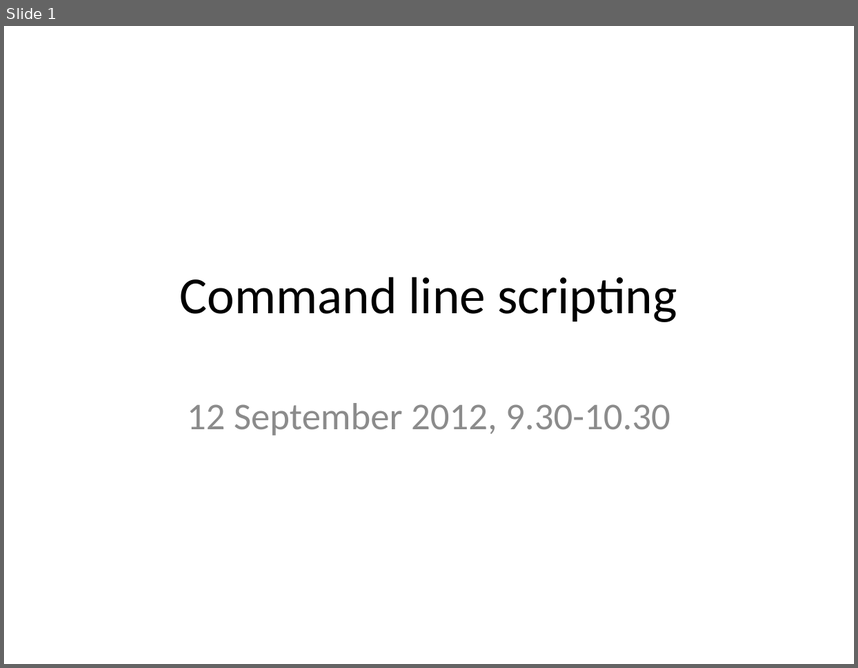
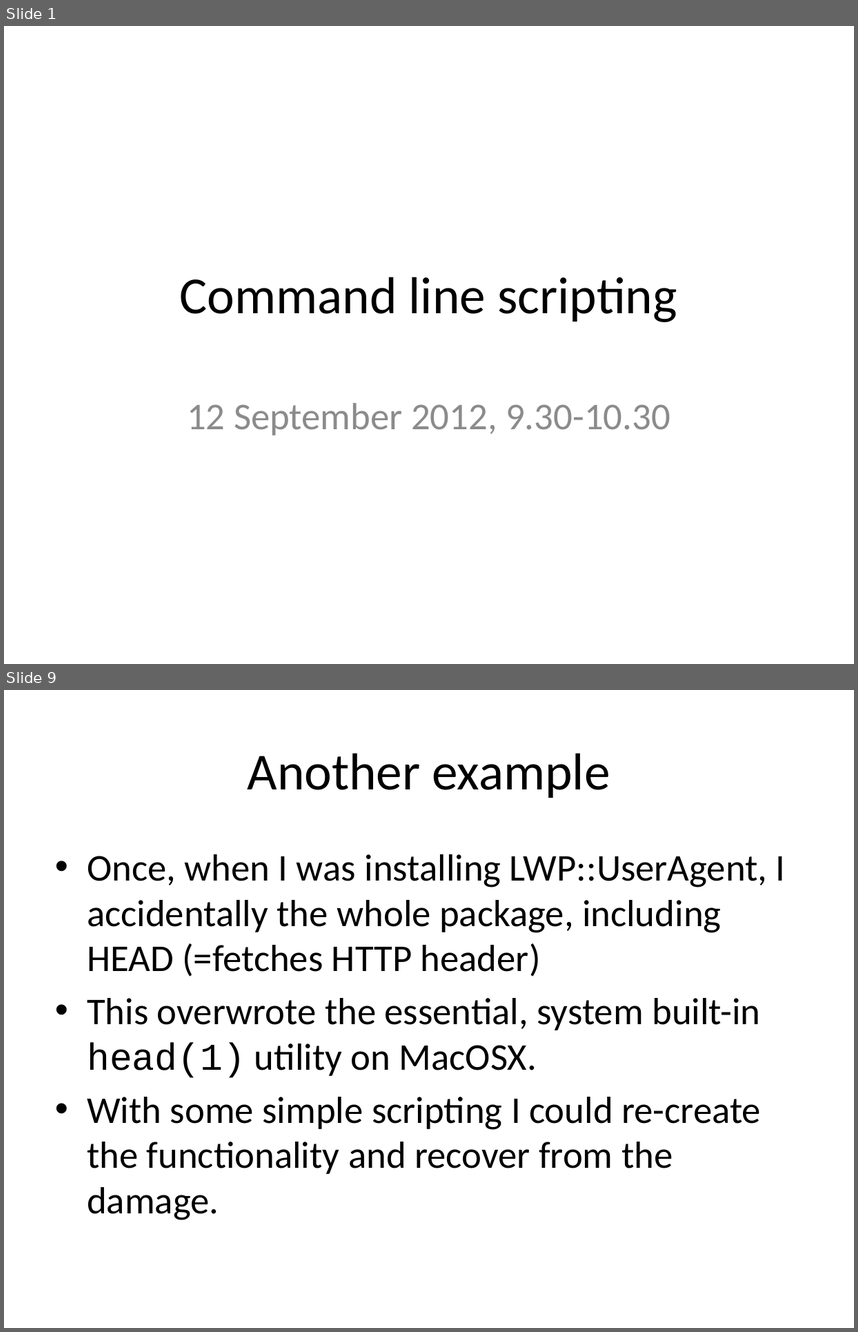
Before and after one commit to rvosa/ngs-workflows, a slide deck: doc/slides/day2/session1/CLIScripting.pptx. Shown one above the other, each under a label of ours: slide 1 before the commit, slides 1 and 9 after it; the slides between them are not shown. The pictures are 858x668 and 858x1332 pixels, drawn with LibreOffice and Linux fonts; fonts in the diff are those of the drawing. Boxes give left, top, right and bottom in pixels: in the first picture for what was removed or moved away, otherwise in the second. Text is boxed around its words. In the diff, an @@ line names an element or a change of style, - is before the commit and + after.

```diff
--- a/doc/slides/day2/session1/CLIScripting.pptx
+++ b/doc/slides/day2/session1/CLIScripting.pptx
@@ slide 9 added at (4, 690, 854, 1328), background #FFFFFF @@
@@ title added at (248, 753, 611, 798), 44 pt, text #000000 @@
+Another example
@@ text added at (87, 854, 786, 1220), 32 pt, text #000000 @@
+• Once, when I was installing LWP::UserAgent, I accidentally the whole package, including HEAD (=fetches HTTP header)
+• This overwrote the essential, system built-in head(1) utility on MacOSX.
+• With some simple scripting I could re-create the functionality and recover from the damage.
```
Also in this commit, not shown: 5 slides changed, 9 other slides added, 7 slides removed.
